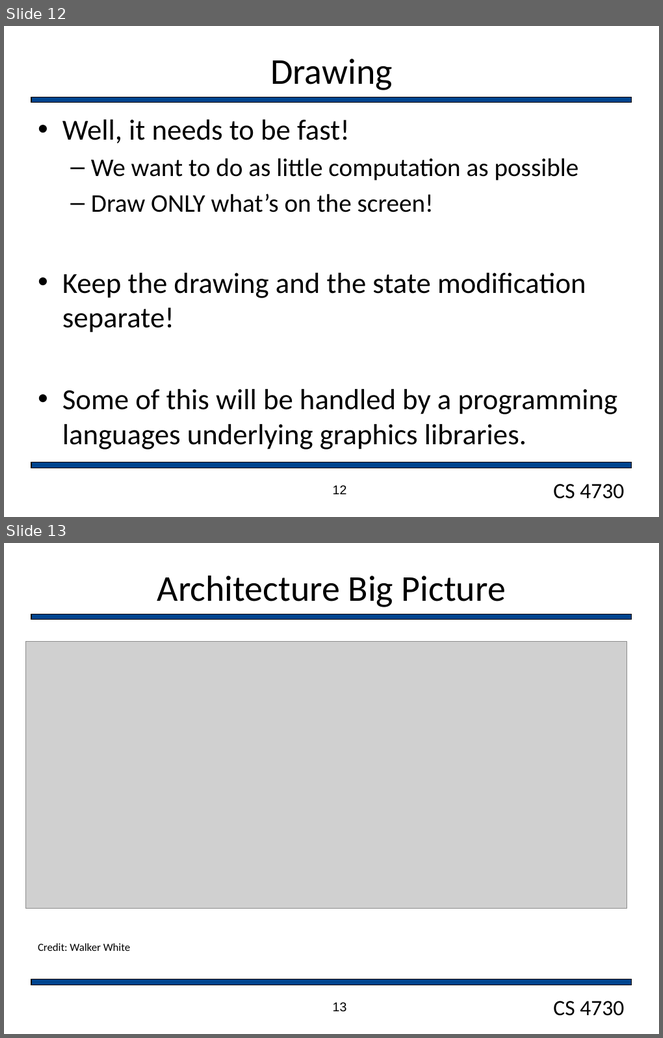
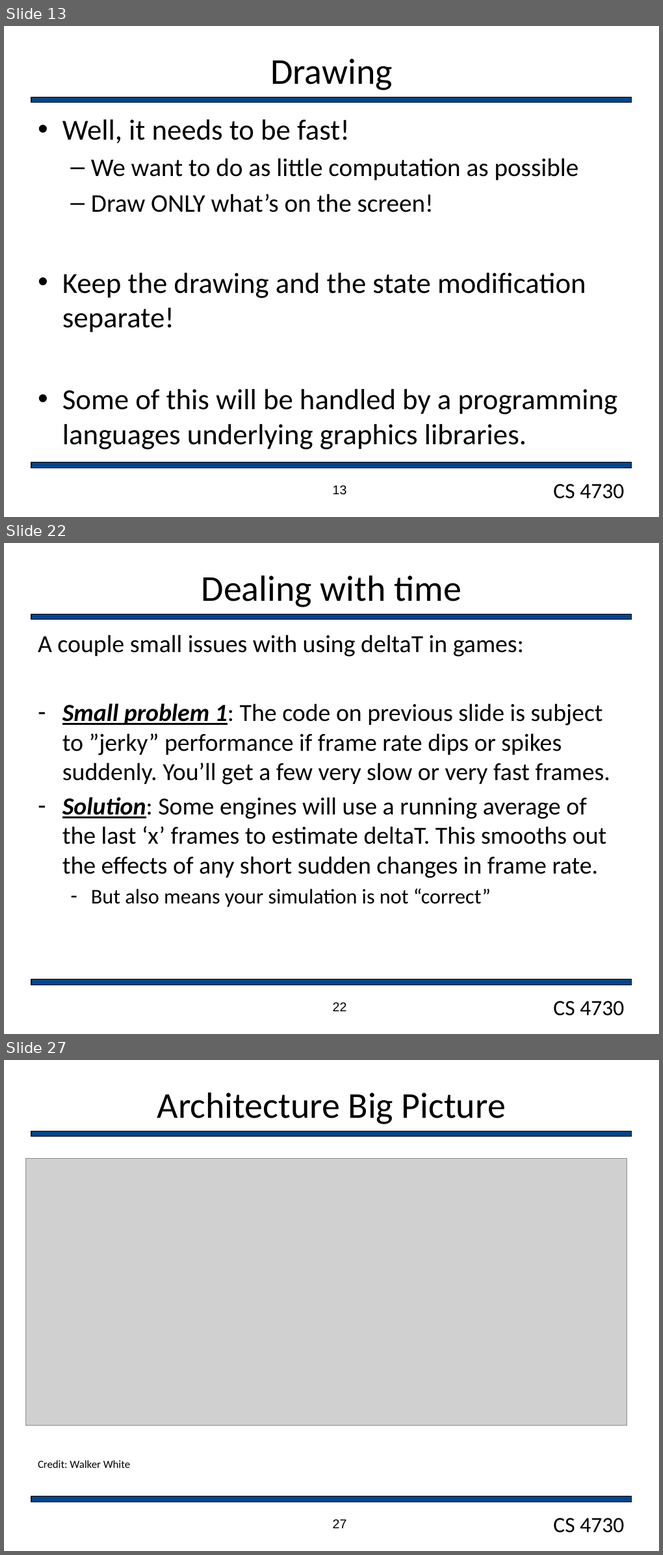
Before and after one commit to markfloryan/gamedesign, a slide deck: slides/GameArchitecture.pptx. Shown one above the other, each under a label of ours: slides 12 and 13 before the commit, slides 13, 22 and 27 after it; the slides between them are not shown. The pictures are 663x1038 and 663x1555 pixels, drawn with LibreOffice and Linux fonts; fonts in the diff are those of the drawing; grey boxes stand for pictures; background and template pictures are left out. Boxes give left, top, right and bottom in pixels: in the first picture for what was removed or moved away, otherwise in the second. Text is boxed around its words. In the diff, an @@ line names an element or a change of style, - is before the commit and + after.

```diff
--- a/slides/GameArchitecture.pptx
+++ b/slides/GameArchitecture.pptx
@@ slide 22 added at [4, 543, 659, 1034], background #FFFFFF; not listed: 3 template elements that a slide beside it also shows @@
@@ title added at [202, 575, 462, 607], 40 pt, text #000000 @@
+Dealing with time
@@ text added at [38, 635, 610, 908], 27 pt, text #000000 @@
+A couple small issues with using deltaT in games:
+– Small problem 1: The code on previous slide is subject to ”jerky” performance if frame rate dips or spikes suddenly. You’ll get a few very slow or very fast frames.
+– Solution: Some engines will use a running average of the last ‘x’ frames to estimate deltaT. This smooths out the effects of any short sudden changes in frame rate.
+  – But also means your simulation is not “correct”
@@ page number added at [333, 1003, 347, 1012], 14 pt, text #000000 @@
+22
@@ what was slide 12 is now slide 13 @@
@@ page number at [333, 486, 347, 495]: text changed @@
-12
+13
@@ what was slide 13 is now slide 27 @@
@@ page number at [333, 1520, 347, 1529]: text changed @@
-13
+27
```
Also in this commit, not shown: 7 slides changed, 13 other slides added, 3 other files.
